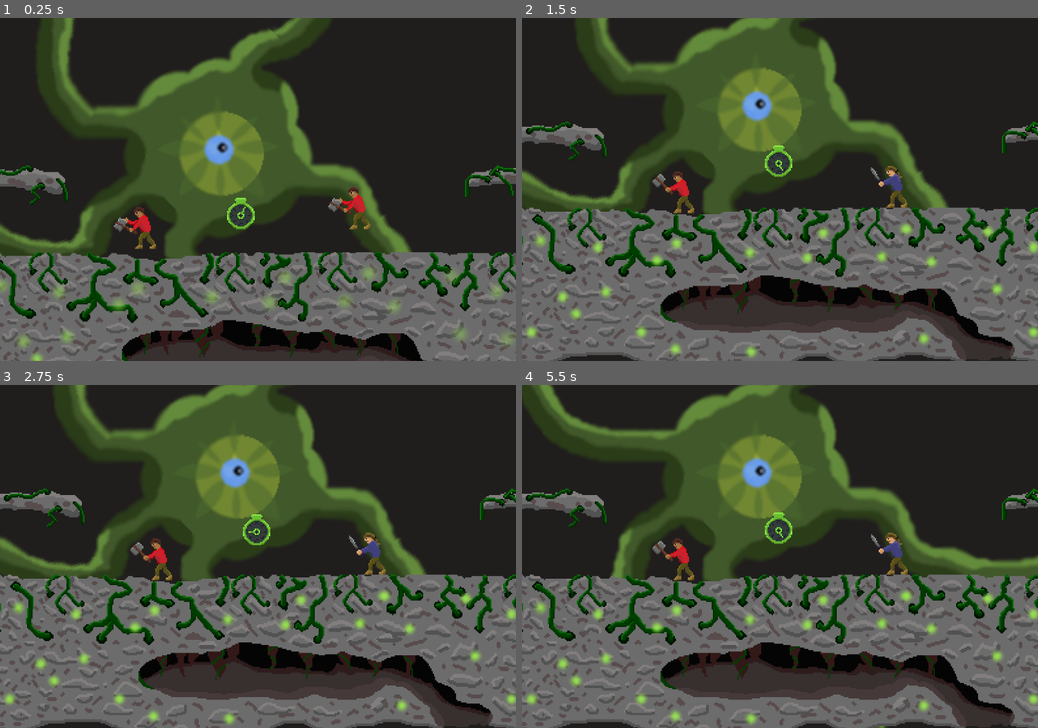
Above: before the commit, frames 1-4 (two rows, left to right).
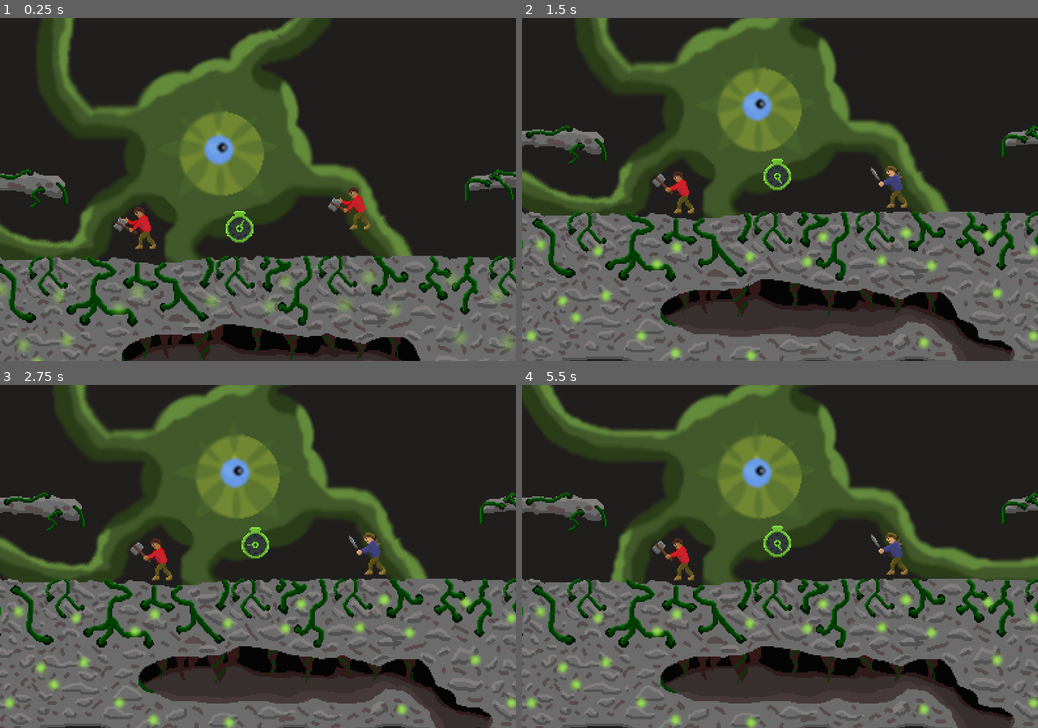
Above: after the commit, the same moments.

Repository: Justiniscoding/HavenHamilton
Game: Godot game, scene res://Scenes/game.tscn
Same seed, same stepped clock (60 frames per second), same inputs: the game is played once before the commit and once after it. Sound files missing from this copy of the repository are replaced by a short silence.
Inputs:
- Up to frame 1 (0.25 s): no input
- Up to frame 2 (1.5 s): tap Enter (Set1) at 0.5, 0.6 s; tap S (down2) at 1.35 s
- Up to frame 3 (2.75 s): hold Down (down1) from 2.03 s (still down); tap Enter (Set1) at 2.1 s
- Up to frame 4 (5.5 s): release Down (down1) at 2.78 s; tap S (down2) at 2.85, 4.35 s; tap Enter (Set1) at 3.6, 5.1 s; hold Down (down1) 4.28-5.03 s

The runs differ from the first frame. In frame 1, 14% of the frame differs, in the area x 0-100%, y 42-100%; in frame 2, 19%, in the area x 0-100%, y 30-100%; in frame 3, 19%; in frame 4, 19%.
Error in both runs: Cannot call method 'connect' on a null value. (res://Scripts/game.gd:7)

Commit message:
idk

Diff:
--- a/Scenes/game.tscn
+++ b/Scenes/game.tscn
@@ -127,9 +127,6 @@
 player1 = NodePath("../Player")
 player2 = NodePath("../Player2")
 
-[node name="TimeToken" parent="." unique_id=15822373 instance=ExtResource("3_wrm1d")]
-position = Vector2(11, 37)
-
 [node name="MainThemeLoopPlayer" type="AudioStreamPlayer2D" parent="." unique_id=441424644]
 stream = ExtResource("5_1l0tm")
 autoplay = true
@@ -141,7 +138,7 @@
 offset_bottom = 37.0
 
 [node name="AnimatedSprite2D" type="AnimatedSprite2D" parent="." unique_id=1880161754]
-position = Vector2(22, 79)
+position = Vector2(22, 82)
 sprite_frames = SubResource("SpriteFrames_4042a")
 autoplay = "default"
 frame_progress = 0.37473872
@@ -157,3 +154,6 @@
 
 [node name="CollisionPolygon2D3" type="CollisionPolygon2D" parent="StaticBody2D" unique_id=1020512744]
 polygon = PackedVector2Array(181, 8, 186, 3, 188, 2, 196, 2, 197, 1, 199, 1, 200, 0, 202, 0, 205, -3, 207, -3, 210, -2, …(258 unchanged characters)…
+
+[node name="TimeToken" parent="." unique_id=15822373 instance=ExtResource("3_wrm1d")]
+position = Vector2(10, 47)
